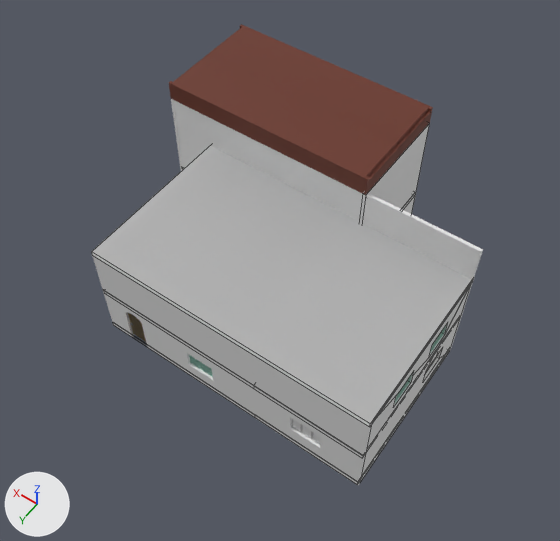
What one commit did to the FBX model Baú -Modelos_3D/Cenários/Salas_Casa/Estrutura_Casa.fbx.
Rendered twice from a 50 mm camera at (-14.7, 30.1, 39.9) aimed at (1.8, 7.0, 3.6). Every picture has the same lights, and +X, +Y and +Z are marked at lower left. Mesh edges are drawn as thin lines on the coarser meshes. Where no turn or scale is listed for an object, it has been applied to the vertices.

Objects in the first picture: 'Parede', 'Parede.002', 'Parede.005', 'Parede.009', 'Telhado', 'Telhado.002'.
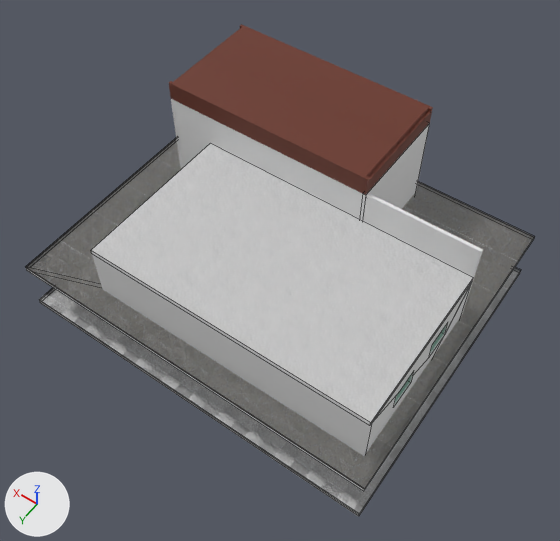
What changed in the scene script:
```text
Add me_cube_006:
    me_cube_006.from_pydata(...)  # a box spanning x -9.0..9.0, y -5.2..5.2, z -0.2..0.2
    me_cube_006.materials.append(mat_material_teto)
Add me_cube_011:
    me_cube_011.from_pydata(...)  # 20 vertices, 16 faces; spans x -11.9..11.9, y -10.0..10.0, z -0.2..0.2
    # faces by material slot: [6, 10]
    me_cube_011.materials.append(mat_material_teto)
    me_cube_011.materials.append(mat_material_piso)
Change ob_piso_casa_001:
    ob_piso_casa_001.location: (0.62, 8.78, 3.33) -> (2.61, 5.5, -0.21)
    ob_piso_casa_001.scale: (8.93, 5.24, 1.0) -> (11.9, 9.97, 0.177)
Remove ob_telhado_002:
    ob_telhado_002 = bpy.data.objects.new('Telhado.002', me_cube_167)
    ob_telhado_002.location = (-4.07, 8.43, 6.5)
Add ob_teto:
    ob_teto = bpy.data.objects.new('Teto', me_cube_006)
    ob_teto.location = (0.6, 8.79, 6.79)
Add ob_piso_casa_003:
    ob_piso_casa_003 = bpy.data.objects.new('Piso_Casa.003', me_cube_011)
    ob_piso_casa_003.location = (2.61, 5.5, 3.15)
```

Location of each change, [x1, y1, x2, y2] in pixels of the pictures (560 x 541 px):
'Teto', added
    after: [91, 144, 473, 426]
'Telhado.002', deleted
    before: [92, 146, 472, 425]
'Piso_Casa.003', added
    after: [26, 138, 535, 491]
    faces in mat_material_teto: [26, 139, 534, 491]
    faces in mat_material_piso: [26, 138, 535, 489]
'Piso_Casa.001', moved, rescaled (not visible before)
    after: [39, 268, 521, 517]
